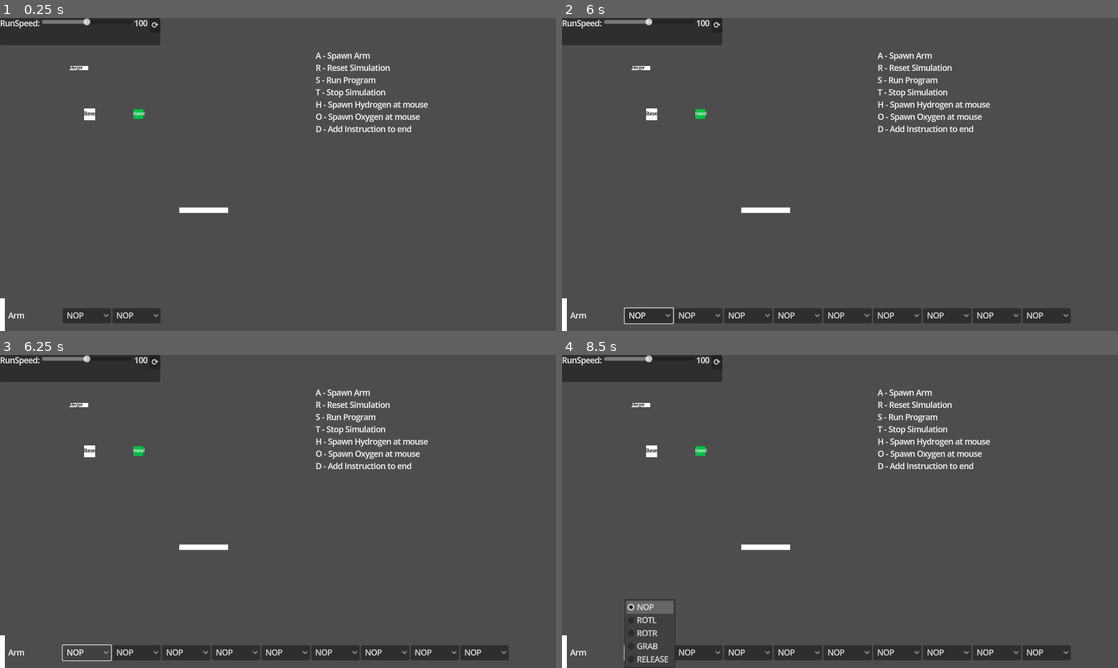
Above: before the commit, frames 1-4 (two rows, left to right).
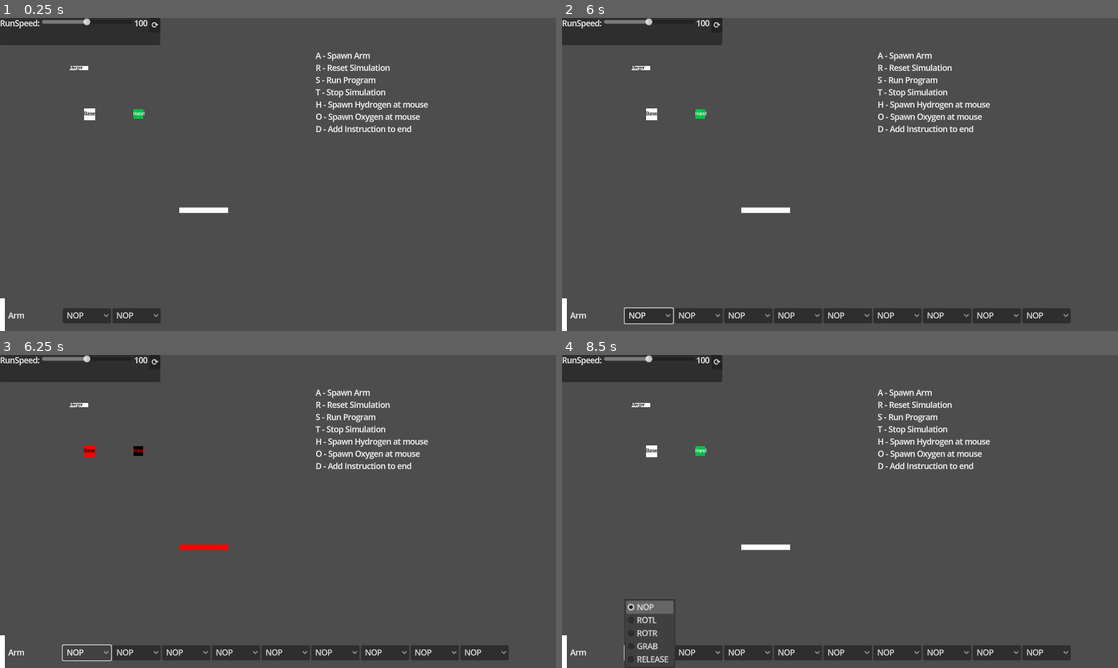
Above: after the commit, the same moments.

Repository: hpi-swa-lab/godot-pronto
Game: Godot game, scene res://prototypes/i4w1-opus-magnum/opus-magnum.tscn
Two runs of this game, one before a commit and one after it. Both use one fixed random seed, a clock stepped at 60 frames per second and the inputs below. The project has no main scene, so this scene is started directly.
Inputs (mouse positions are in pixels of both pictures, inside the frame that each line leads up to):
- Up to frame 1 (0.25 s): no input
- Up to frame 2 (6 s): click "⟳" at 0.5 s; click "NOP" at 1.25 s; tap Enter (ui_accept) at 2, 2.27, 2.75, 3.5, 4.25, 5, 5.27, 5.75 s; move the mouse to (962, 158) at 2.02 s; hold Right (ui_right) 2.03-2.75 s; tap J at 2.1 s; click (962, 158) at 2.17 s; drag from (728, 190) to (650, 315) at 2.77 s; move the mouse to (895, 105) at 3.52 s; hold Left (ui_left) 3.53-4.25 s; tap I at 3.6 s; click (895, 105) at 3.67 s; drag from (812, 237) to (562, 299) at 4.27 s; move the mouse to (1006, 221) at 5.02 s; hold Right (ui_right) 5.03-5.75 s; tap E at 5.1 s; click (1006, 221) at 5.17 s; drag from (673, 127) to (639, 315) at 5.77 s
- Up to frame 3 (6.25 s): no input
- Up to frame 4 (8.5 s): move the mouse to (867, 511) at 6.52 s; hold Right (ui_right) 6.53-7.25 s; tap Keypad Enter at 6.6 s; click (867, 511) at 6.67 s; drag from (756, 433) to (639, 652) at 7.27 s; move the mouse to (962, 495) at 8.02 s; hold Left (ui_left) from 8.03 s (still down); tap L at 8.1 s; click (962, 495) at 8.17 s; tap Enter (ui_accept) at 8.27 s

Frames 1-2 are identical in both runs. In frame 3, 0.3% of the frame differs, in the area x 15-42%, y 28-63%; in frame 4, nothing differs.

Commit message:
Highlight arm and spawn it at mouse

Diff:
--- a/prototypes/i4w1-opus-magnum/opus-magnum.tscn
+++ b/prototypes/i4w1-opus-magnum/opus-magnum.tscn
@@ -406,6 +406,61 @@
 deferred = false
 enabled = true
 
+[sub_resource type="GDScript" id="GDScript_8anoi"]
+script/source = "@tool
+extends U
+@warning_ignore(\"unused_parameter\")
+func run(delta, from, to):
+	var program = to.get_node(\"../Program\")
+	var h = program.get_global_rect().has_point(to.get_global_mouse_position())
+	to.modulate = Color.RED if h else Color.WHITE
+"
+
+[sub_resource type="Resource" id="Resource_qctjy"]
+script = ExtResource("5_drryg")
+nested_script = SubResource("GDScript_8anoi")
+argument_names = ["delta", "from", "to"]
+return_value = false
+
+[sub_resource type="GDScript" id="GDScript_b2gcl"]
+script/source = "@tool
+extends U
+@warning_ignore(\"unused_parameter\")
+func run(delta, from, to):
+	return true
+"
+
+[sub_resource type="Resource" id="Resource_57mt8"]
+script = ExtResource("5_drryg")
+nested_script = SubResource("GDScript_b2gcl")
+argument_names = ["delta", "from", "to"]
+return_value = true
+
+[sub_resource type="Resource" id="Resource_vnbt3"]
+script = ExtResource("6_j0vsh")
+signal_name = "always"
+to = NodePath("../Arm")
+invoke = ""
+arguments = []
+only_if = SubResource("Resource_57mt8")
+expression = SubResource("Resource_qctjy")
+deferred = false
+enabled = true
+
+[sub_resource type="GDScript" id="GDScript_nmn0x"]
+script/source = "@tool
+extends U
+@warning_ignore(\"unused_parameter\")
+func run(from, to):
+	return to.get_global_mouse_position()
+"
+
+[sub_resource type="Resource" id="Resource_kbh5h"]
+script = ExtResource("5_drryg")
+nested_script = SubResource("GDScript_nmn0x")
+argument_names = ["from", "to"]
+return_value = true
+
 [sub_resource type="GDScript" id="GDScript_3byhk"]
 script/source = "@tool
 extends U
@@ -424,8 +479,8 @@
 script = ExtResource("6_j0vsh")
 signal_name = "just_down"
 to = NodePath("..")
-invoke = "spawn"
-arguments = []
+invoke = "spawn_at"
+arguments = [SubResource("Resource_kbh5h")]
 only_if = SubResource("Resource_wwf0n")
 deferred = false
 enabled = true
@@ -1102,6 +1157,11 @@
 key = "R"
 metadata/pronto_connections = [SubResource("Resource_k64yg")]
 
+[node name="HighlightArm" type="Node2D" parent="ArmSpawner/Robot"]
+position = Vector2(162, 148)
+script = ExtResource("4_fj5vs")
+metadata/pronto_connections = [SubResource("Resource_vnbt3")]
+
 [node name="Key" type="Node2D" parent="ArmSpawner"]
 position = Vector2(-48, 7)
 script = ExtResource("9_adfup")
@@ -1117,7 +1177,7 @@
 placeholder_size = Vector2(10, 10)
 
 [node name="Controls" type="Node2D" parent="Cursor"]
-position = Vector2(-23, 38)
+position = Vector2(-33, 39)
 script = ExtResource("9_6ntri")
 metadata/pronto_connections = [SubResource("Resource_nvdc5"), SubResource("Resource_y2rje"), SubResource("Resource_lat1y"), SubResource("Resource_xg0fg")]
 
Not shown: 1 places in prototypes/i4w1-opus-magnum/opus-magnum.tscn that only renumber resources
